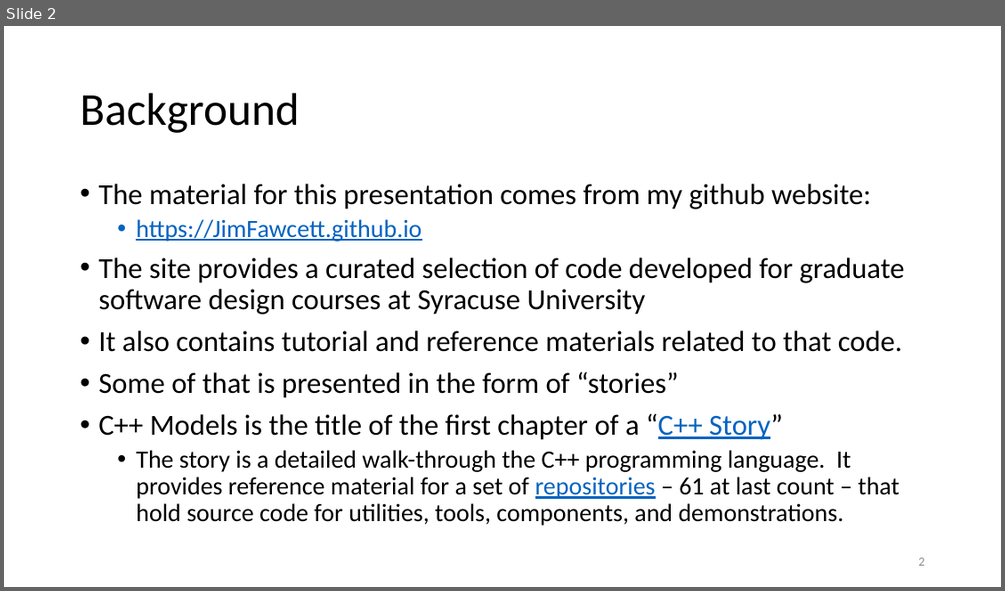
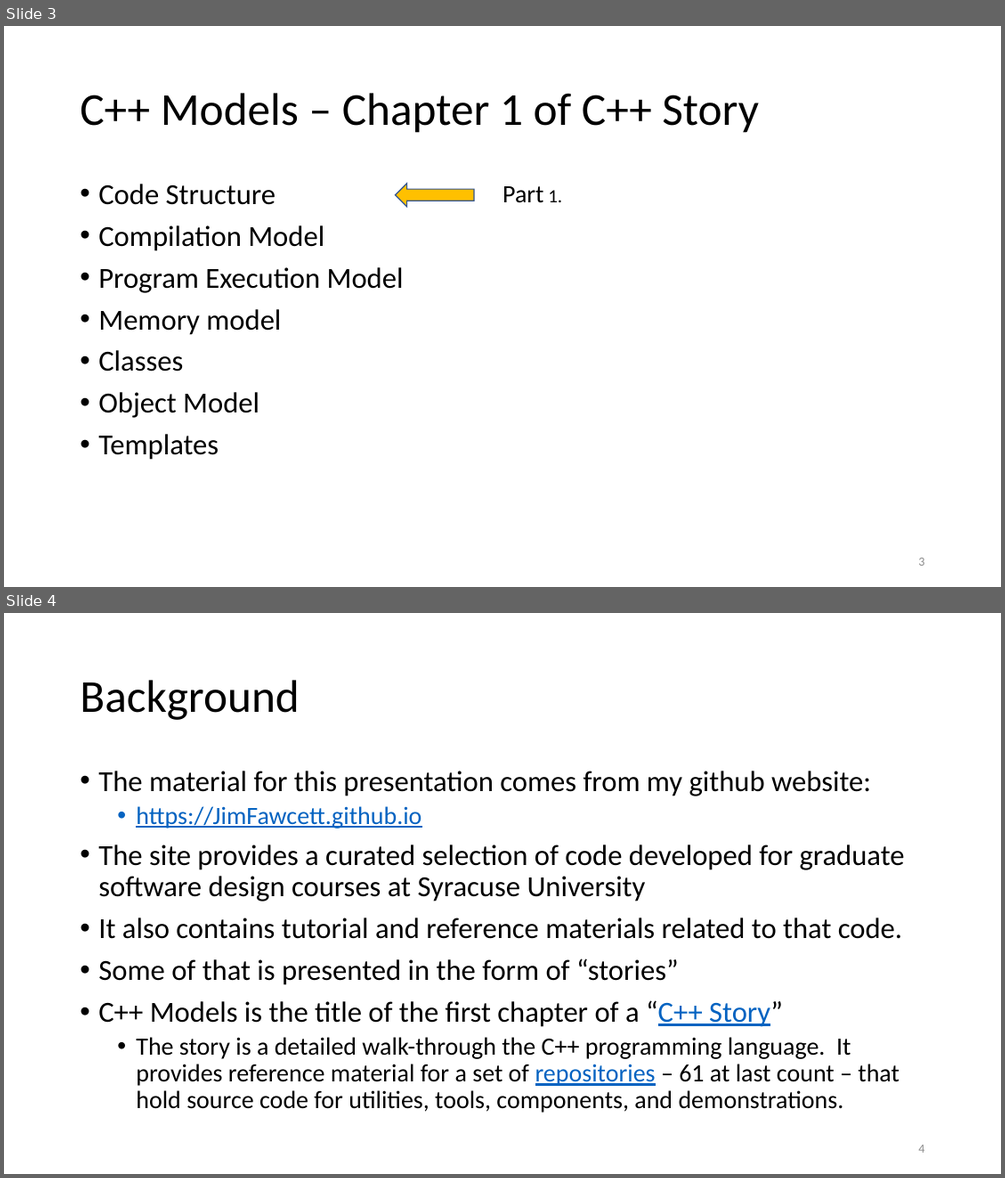
Before and after one commit to JimFawcett/JimFawcett.github.io, a slide deck: Resources/CppModels.pptx. Shown one above the other, each under a label of ours: slide 2 before the commit, slides 3 and 4 after it. The pictures are 1005x591 and 1005x1178 pixels, drawn with LibreOffice and Linux fonts; fonts in the diff are those of the drawing. Boxes give left, top, right and bottom in pixels: in the first picture for what was removed or moved away, otherwise in the second. Text is boxed around its words. In the diff, an @@ line names an element or a change of style, - is before the commit and + after.

```diff
--- a/Resources/CppModels.pptx
+++ b/Resources/CppModels.pptx
@@ slide 3 added at (x1=4, y1=26, x2=1001, y2=587), background #FFFFFF @@
@@ title added at (x1=80, y1=93, x2=759, y2=133), 44 pt, text #000000 @@
+C++ Models – Chapter 1 of C++ Story
@@ text added at (x1=98, y1=184, x2=404, y2=459), 28 pt, text #000000 @@
+• Code Structure
+• Compilation Model
+• Program Execution Model
+• Memory model
+• Classes
+• Object Model
+• Templates
@@ right arrow added at (x1=395, y1=183, x2=474, y2=206), fill #FFC000, outline #325491 1 pt @@
@@ text added at (x1=502, y1=186, x2=562, y2=202), 24 pt, text #000000 @@
+Part 1.
@@ page number added at (x1=918, y1=557, x2=924, y2=565), 12 pt, text #8C8C8C @@
+3
@@ what was slide 2 is now slide 4 @@
@@ page number at (x1=918, y1=1144, x2=924, y2=1152): text changed @@
-2
+4
```
Also in this commit, not shown: 2 slides changed, 1 other slide added, 3 other files.
